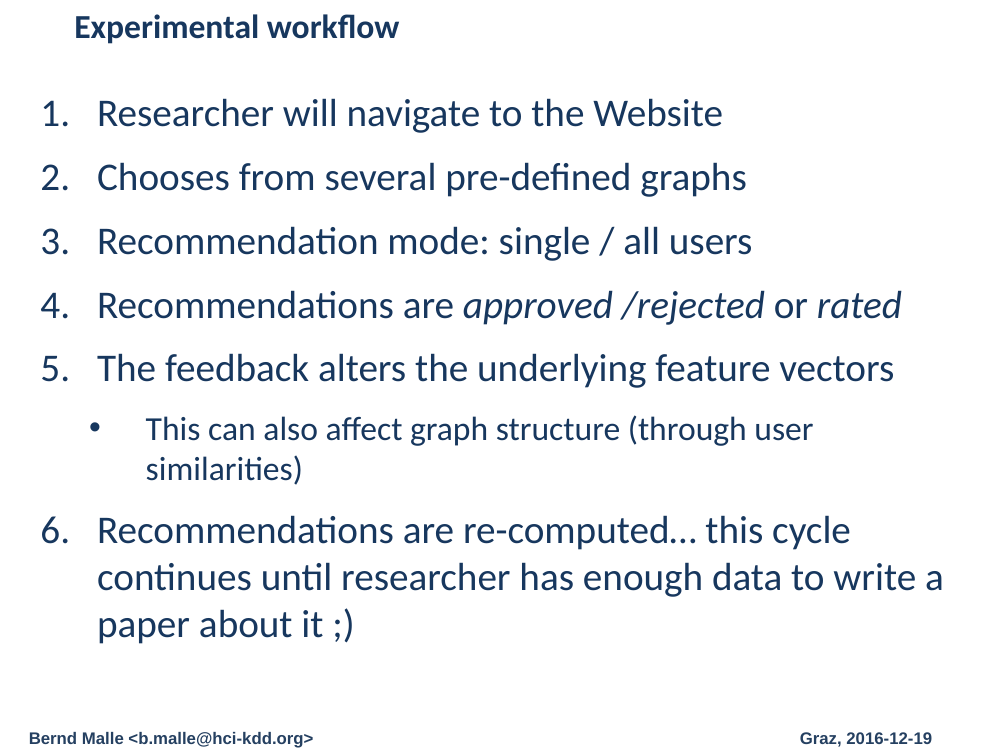
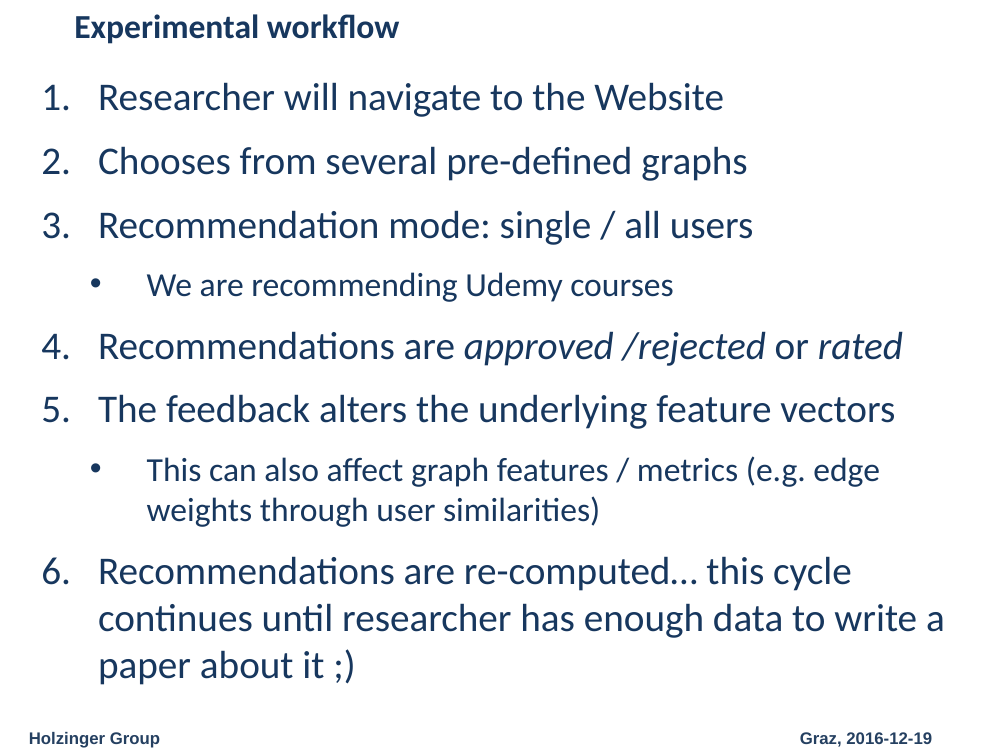
Before and after one commit to cassinius/phd-presentations, a slide deck: slide 6 of 2016/graph_recommender_presentation_20161219/Graph_Recommender_Presentation.pptx. Drawn at 1008x756 pixels with LibreOffice and Linux fonts; fonts in the diff are those of the drawing; background and template pictures are left out. Boxes give left, top, right and bottom in pixels: in the first picture for what was removed or moved away, otherwise in the second. Text is boxed around its words. In the diff, an @@ line names an element or a change of style, - is before the commit and + after.

```diff
--- a/2016/graph_recommender_presentation_20161219/Graph_Recommender_Presentation.pptx
+++ b/2016/graph_recommender_presentation_20161219/Graph_Recommender_Presentation.pptx
@@ text "Researcher will navigate to the ...": place and size @@
-text "Researcher will navigate to the ..." at [97, 98, 944, 644]
+text "Researcher will navigate to the ..." at [98, 82, 945, 685]
@@ text at [147, 272, 673, 302]: paragraph added @@
+  • We are recommending Udemy courses
@@ text at [147, 456, 880, 527]: text changed @@
-  • This can also affect graph structure (through user similarities)
+  • This can also affect graph features / metrics (e.g. edge weights through user similarities)
@@ text at [29, 732, 160, 748]: text changed @@
-Bernd Malle <b.malle@hci-kdd.org>
+Holzinger Group
```
Also in this commit, not shown: 11 other slides changed, 2 slides added, 11 other files.
